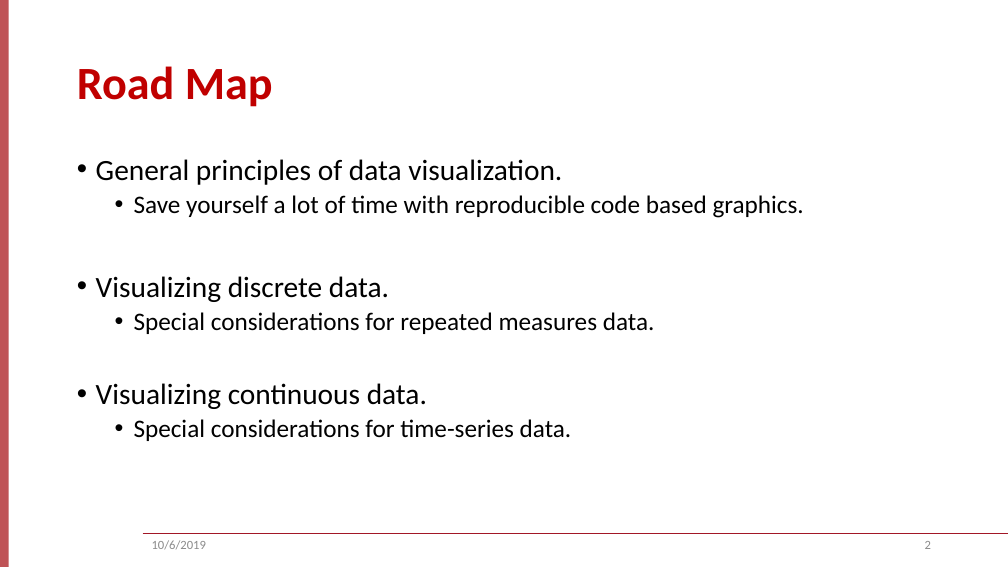
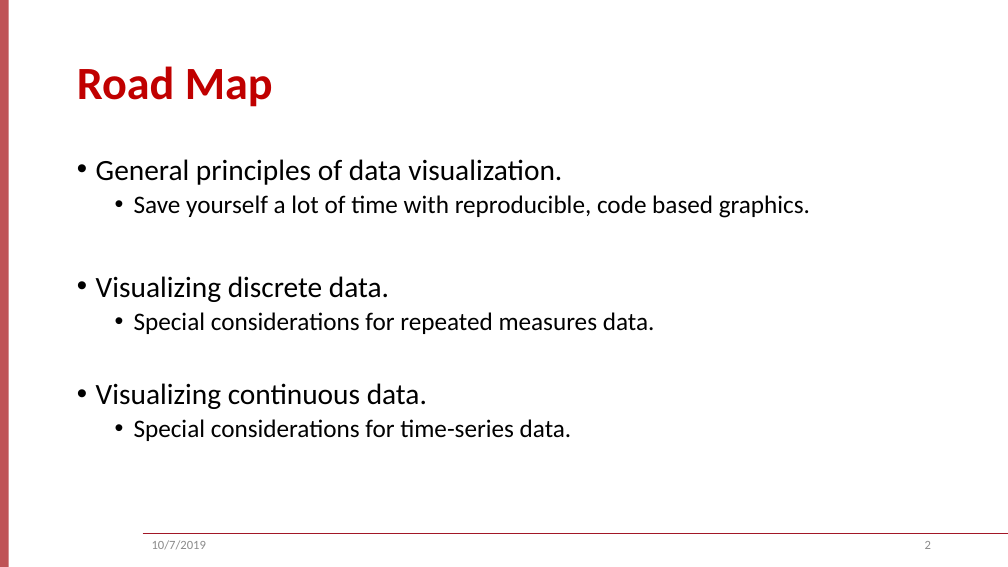
Before and after one commit to keithlohse/ASNR, a slide deck: slide 2 of ASNR_2019_workshop/lohse_ASNR_2019.pptx. Drawn at 1008x567 pixels with LibreOffice and Linux fonts; fonts in the diff are those of the drawing; background and template pictures are left out. Boxes give left, top, right and bottom in pixels: in the first picture for what was removed or moved away, otherwise in the second. Text is boxed around its words. In the diff, an @@ line names an element or a change of style, - is before the commit and + after.

```diff
--- a/ASNR_2019_workshop/lohse_ASNR_2019.pptx
+++ b/ASNR_2019_workshop/lohse_ASNR_2019.pptx
@@ text at box(134, 195, 810, 218): text changed @@
-  • Save yourself a lot of time with reproducible code based graphics.
+  • Save yourself a lot of time with reproducible, code based graphics.
@@ text at box(152, 540, 206, 550): text changed @@
-10/6/2019
+10/7/2019
```
Also in this commit, not shown: 26 other slides changed, 1 other file.
